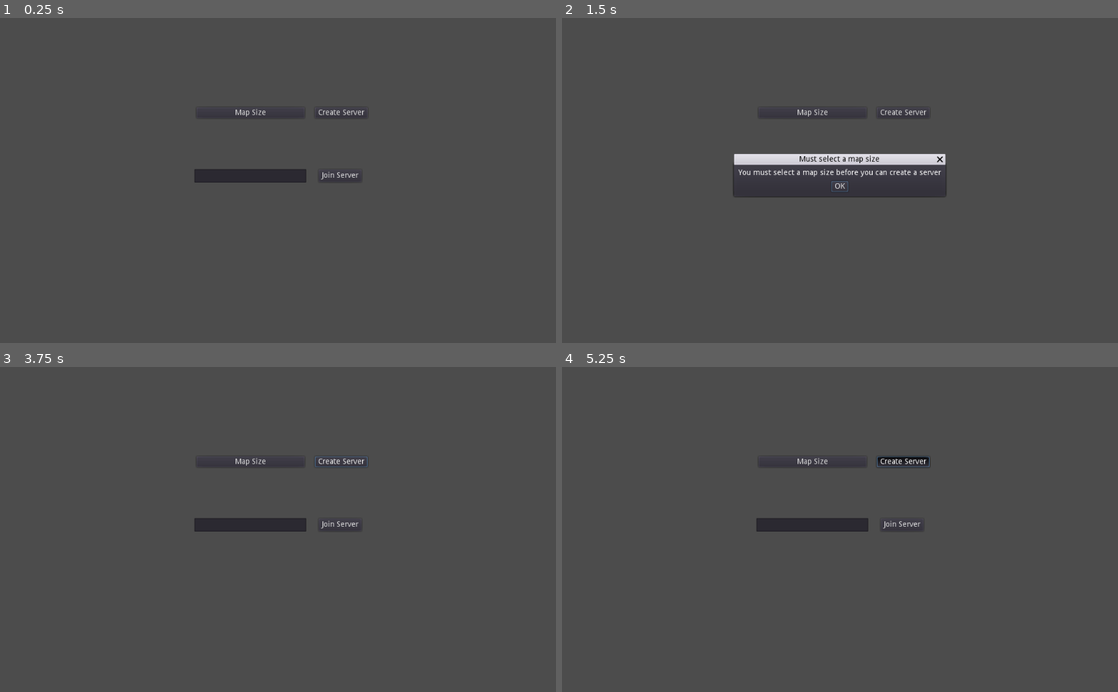
Above: before the commit, frames 1-4 (two rows, left to right).
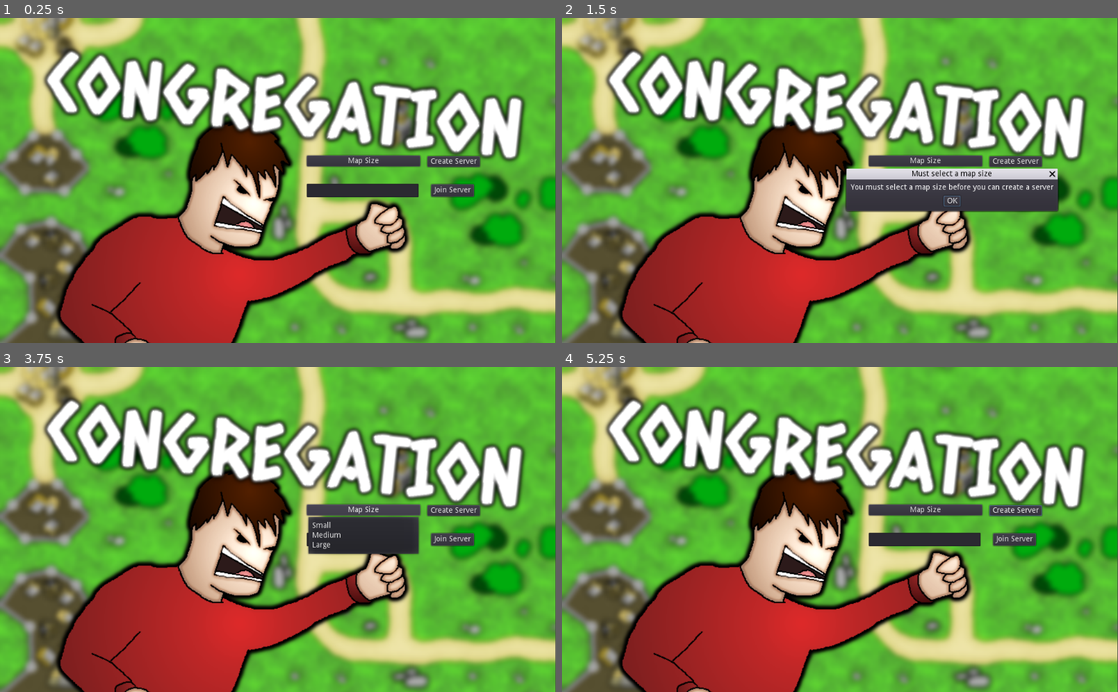
Above: after the commit, the same moments.

Repository: gwilymk/godot-congregation
Game: Godot game, scene res://Lobby.tscn
The game is run twice, just before and just after one commit, with the same random seed, the same clock (stepped at 60 frames per second) and the same inputs.
Inputs (mouse positions are in pixels of both pictures, inside the frame that each line leads up to):
- Up to frame 1 (0.25 s): no input
- Up to frame 2 (1.5 s): click "Create Server" at 0.5 s; click "Join Server" at 1.25 s
- Up to frame 3 (3.75 s): click "Map Size" at 2 s; click "OK" at 2.75 s; move the mouse to (400, 513) at 3.52 s; hold E (rotate_right) from 3.53 s (still down); click (400, 513) at 3.67 s
- Up to frame 4 (5.25 s): release E (rotate_right) at 4.25 s; drag from (728, 545) to (812, 594) at 4.27 s; move the mouse to (895, 458) at 5.02 s; hold E (rotate_right) from 5.03 s (still down); click (895, 458) at 5.17 s

The runs differ from the first frame. In frame 1, 97% of the frame differs, in the area x 0-100%, y 0-100%; in frame 2, 95%; in frame 3, 96%; in frame 4, 97%.

Commit message:
Add title background

Diff:
--- a/ClickNotification.tscn
+++ b/ClickNotification.tscn
@@ -22,7 +22,7 @@
 "values": [ 0, 4 ]
 }
 
-[node name="ClickNotification" type="Sprite" index="0"]
+[node name="ClickNotification" type="Sprite"]
 
 texture = ExtResource( 1 )
 hframes = 5
--- a/Lobby.gd
+++ b/Lobby.gd
@@ -19,14 +19,14 @@
 	tree.change_scene("res://ServerWait.tscn")
 
 func start_as_server():
-	if $MapSize.selected == null:
+	if $GUI/MapSize.selected == null:
 		$MustSelectMapSizeDialog.popup()
 	else:
 		start_server()
 
 func start_as_client():
 	var peer = NetworkedMultiplayerENet.new()
-	var serverIP = $JoinServerIP.text
+	var serverIP = $GUI/JoinServerIP.text
 	if serverIP == "":
 		serverIP = "127.0.0.1"
 	peer.create_client(IP.resolve_hostname(serverIP), SERVER_PORT)
--- a/Lobby.tscn
+++ b/Lobby.tscn
@@ -1,7 +1,8 @@
-[gd_scene load_steps=3 format=2]
+[gd_scene load_steps=4 format=2]
 
 [ext_resource path="res://Lobby.gd" type="Script" id=1]
-[ext_resource path="res://MenuButton.gd" type="Script" id=2]
+[ext_resource path="res://title.png" type="Texture" id=2]
+[ext_resource path="res://MenuButton.gd" type="Script" id=3]
 
 [node name="Lobby" type="Control"]
 
@@ -18,16 +19,53 @@
 script = ExtResource( 1 )
 _sections_unfolded = [ "Grow Direction" ]
 
-[node name="CreateServerButton" type="Button" parent="." index="0"]
+[node name="title" type="TextureRect" parent="." index="0"]
 
 anchor_left = 0.5
 anchor_top = 0.0
 anchor_right = 0.5
 anchor_bottom = 0.0
-margin_left = 68.0
-margin_top = 165.0
-margin_right = 165.0
-margin_bottom = 185.0
+margin_left = -512.0
+margin_right = 511.0
+margin_bottom = 767.0
+rect_pivot_offset = Vector2( 0, 0 )
+rect_clip_content = false
+mouse_filter = 1
+mouse_default_cursor_shape = 0
+size_flags_horizontal = 3
+size_flags_vertical = 1
+texture = ExtResource( 2 )
+expand = true
+stretch_mode = 0
+_sections_unfolded = [ "Focus", "Grow Direction", "Hint", "Rect" ]
+
+[node name="GUI" type="Container" parent="." index="1"]
+
+anchor_left = 0.0
+anchor_top = 0.0
+anchor_right = 0.0
+anchor_bottom = 0.0
+margin_left = 319.0
+margin_top = 27.0
+margin_right = 359.0
+margin_bottom = 67.0
+rect_pivot_offset = Vector2( 0, 0 )
+rect_clip_content = false
+mouse_filter = 0
+mouse_default_cursor_shape = 0
+size_flags_horizontal = 1
+size_flags_vertical = 1
+
+[node name="CreateServerButton" type="Button" parent="GUI" index="0"]
+
+anchor_left = 0.5
+anchor_top = 0.0
+anchor_right = 0.5
+anchor_bottom = 0.0
+margin_left = 448.0
+margin_top = 228.0
+margin_right = 545.0
+margin_bottom = 248.0
 rect_pivot_offset = Vector2( 0, 0 )
 rect_clip_content = false
 focus_mode = 2
@@ -43,16 +81,16 @@
 flat = false
 align = 1
 
-[node name="JoinServerIP" type="LineEdit" parent="." index="1"]
+[node name="JoinServerIP" type="LineEdit" parent="GUI" index="1"]
 
 anchor_left = 0.5
 anchor_top = 0.5
 anchor_right = 0.5
 anchor_bottom = 0.5
-margin_left = -154.0
-margin_top = -21.0
-margin_right = 52.0
-margin_bottom = 4.0
+margin_left = 226.0
+margin_top = 259.0
+margin_right = 432.0
+margin_bottom = 284.0
 rect_pivot_offset = Vector2( 0, 0 )
 rect_clip_content = false
 focus_mode = 2
@@ -68,16 +106,16 @@
 caret_blink_speed = 0.65
 caret_position = 0
 
-[node name="JoinServerButton" type="Button" parent="." index="2"]
+[node name="JoinServerButton" type="Button" parent="GUI" index="2"]
 
 anchor_left = 0.5
 anchor_top = 0.5
 anchor_right = 0.5
 anchor_bottom = 0.5
-margin_left = 75.0
-margin_top = -20.0
-margin_right = 154.0
-margin_bottom = 3.0
+margin_left = 455.0
+margin_top = 260.0
+margin_right = 534.0
+margin_bottom = 283.0
 rect_pivot_offset = Vector2( 0, 0 )
 rect_clip_content = false
 focus_mode = 2
@@ -93,16 +131,16 @@
 flat = false
 align = 1
 
-[node name="MapSize" type="MenuButton" parent="." index="3"]
+[node name="MapSize" type="MenuButton" parent="GUI" index="3"]
 
-anchor_left = 0.0
+anchor_left = 0.5
 anchor_top = 0.0
-anchor_right = 0.0
+anchor_right = 0.5
 anchor_bottom = 0.0
-margin_left = 362.0
-margin_top = 165.0
-margin_right = 561.0
-margin_bottom = 185.0
+margin_left = 226.0
+margin_top = 227.0
+margin_right = 435.0
+margin_bottom = 247.0
 rect_pivot_offset = Vector2( 0, 0 )
 rect_clip_content = false
 mouse_filter = 0
@@ -118,19 +156,21 @@
 flat = false
 align = 1
 items = [  ]
-script = ExtResource( 2 )
+script = ExtResource( 3 )
 
-[node name="MustSelectMapSizeDialog" type="AcceptDialog" parent="." index="4"]
+[node name="MustSelectMapSizeDialog" type="AcceptDialog" parent="." index="2"]
 
 visible = false
 anchor_left = 0.5
 anchor_top = 0.5
 anchor_right = 0.5
 anchor_bottom = 0.5
-margin_left = -194.5
-margin_top = -29.0
-margin_right = 194.5
-margin_bottom = 29.0
+margin_left = 12.0
+margin_top = -2.0
+margin_right = 401.0
+margin_bottom = 56.0
+grow_horizontal = 0
+grow_vertical = 0
 rect_pivot_offset = Vector2( 0, 0 )
 rect_clip_content = false
 mouse_filter = 0
@@ -142,8 +182,8 @@
 resizable = false
 dialog_text = "You must select a map size before you can create a server"
 dialog_hide_on_ok = true
-_sections_unfolded = [ "Dialog", "Popup" ]
+_sections_unfolded = [ "Dialog", "Popup", "Visibility" ]
 
-[connection signal="pressed" from="CreateServerButton" to="." method="start_as_server"]
+[connection signal="pressed" from="GUI/CreateServerButton" to="." method="start_as_server"]
 
-[connection signal="pressed" from="JoinServerButton" to="." method="start_as_client"]
+[connection signal="pressed" from="GUI/JoinServerButton" to="." method="start_as_client"]
--- a/ServerWait.tscn
+++ b/ServerWait.tscn
@@ -1,6 +1,7 @@
-[gd_scene load_steps=2 format=2]
+[gd_scene load_steps=3 format=2]
 
 [ext_resource path="res://ServerWait.gd" type="Script" id=1]
+[ext_resource path="res://title.png" type="Texture" id=2]
 
 [node name="ServerWait" type="Control" index="0"]
 
@@ -16,16 +17,37 @@
 size_flags_vertical = 1
 script = ExtResource( 1 )
 
-[node name="PlayersConnected" type="ItemList" parent="." index="0"]
+[node name="title" type="TextureRect" parent="." index="0"]
 
 anchor_left = 0.5
 anchor_top = 0.5
 anchor_right = 0.5
 anchor_bottom = 0.5
-margin_left = -312.5
-margin_top = -112.5
-margin_right = 312.5
-margin_bottom = 112.5
+margin_left = -511.0
+margin_top = -300.0
+margin_right = 511.0
+margin_bottom = 466.0
+rect_pivot_offset = Vector2( 0, 0 )
+rect_clip_content = false
+mouse_filter = 1
+mouse_default_cursor_shape = 0
+size_flags_horizontal = 1
+size_flags_vertical = 1
+texture = ExtResource( 2 )
+expand = true
+stretch_mode = 7
+_sections_unfolded = [ "Size Flags" ]
+
+[node name="PlayersConnected" type="ItemList" parent="." index="1"]
+
+anchor_left = 0.5
+anchor_top = 0.5
+anchor_right = 0.5
+anchor_bottom = 0.5
+margin_left = -313.0
+margin_top = 59.0
+margin_right = 312.0
+margin_bottom = 284.0
 rect_pivot_offset = Vector2( 0, 0 )
 rect_clip_content = true
 focus_mode = 2
@@ -39,17 +61,16 @@
 icon_mode = 1
 fixed_icon_size = Vector2( 0, 0 )
 
-[node name="StartGameButton" type="Button" parent="." index="1"]
+[node name="StartGameButton" type="Button" parent="." index="2"]
 
-visible = false
 anchor_left = 0.5
 anchor_top = 1.0
 anchor_right = 0.5
 anchor_bottom = 1.0
 margin_left = -42.0
-margin_top = -62.0
+margin_top = -42.0
 margin_right = 41.0
-margin_bottom = -42.0
+margin_bottom = -22.0
 rect_pivot_offset = Vector2( 0, 0 )
 rect_clip_content = false
 focus_mode = 2
Binary file added: title.png
Not shown, added: title.png.import
